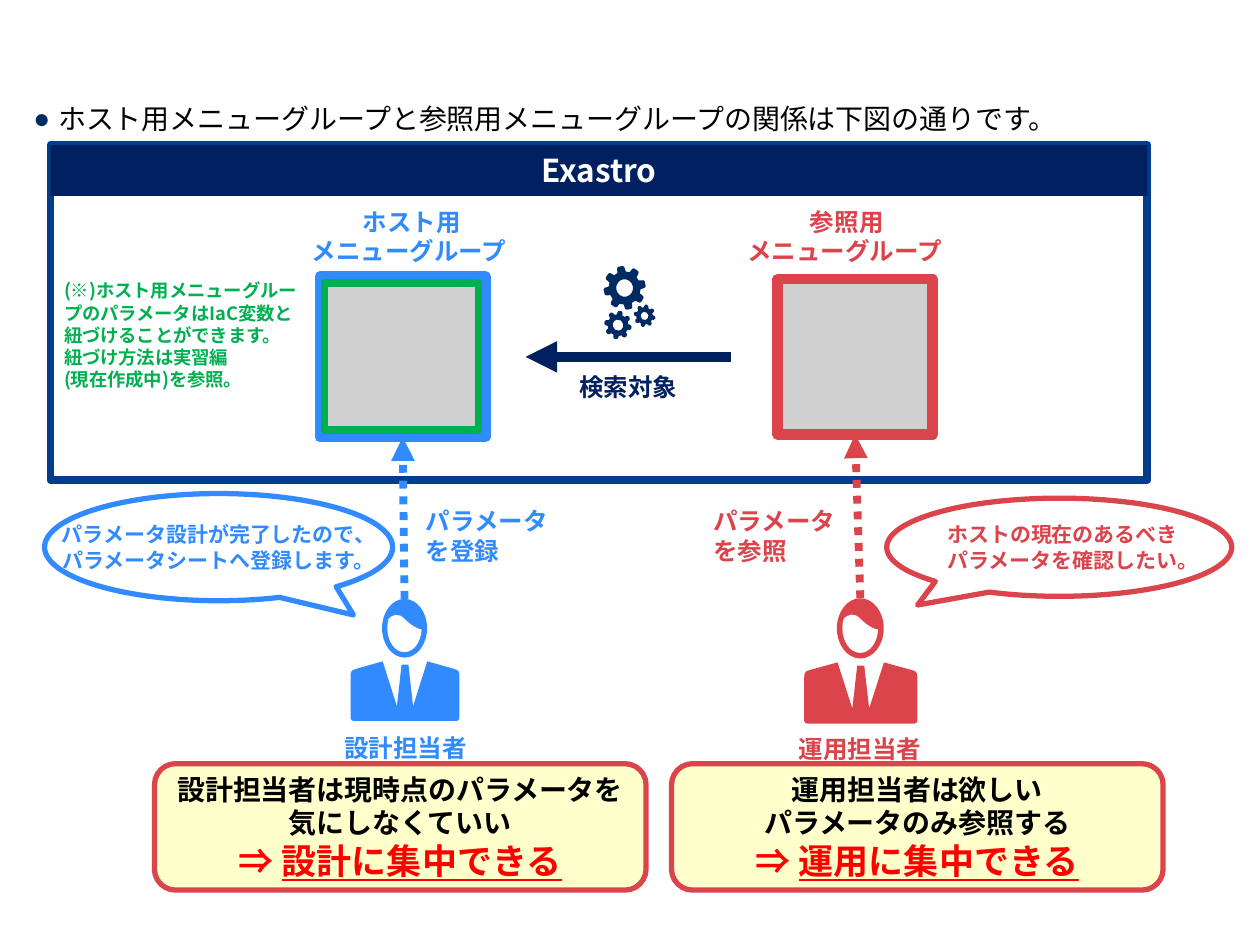
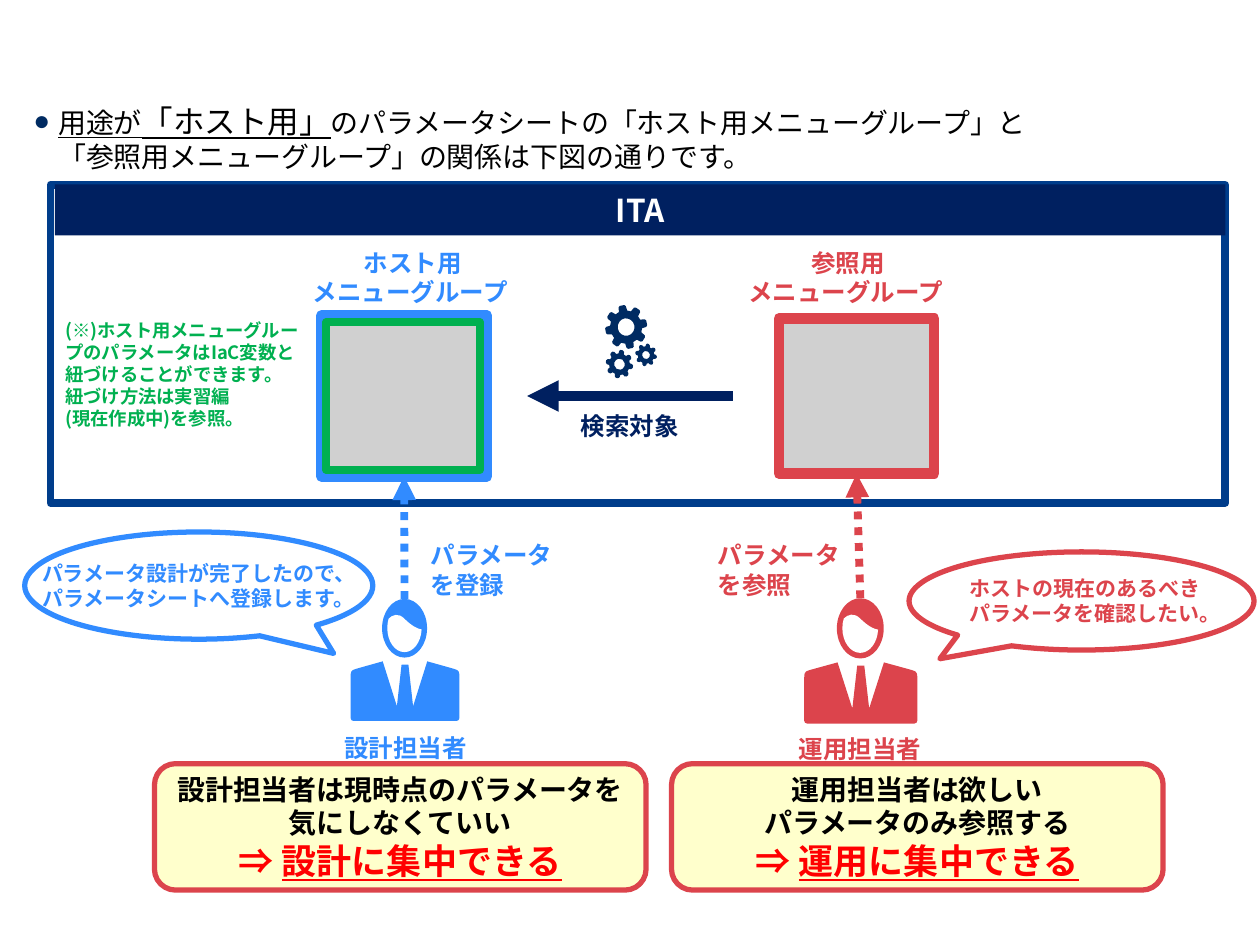
Before and after one commit to exastro-suite/it-automation-docs, a slide deck: slide 21 of asset/Learn_ja/ITA-hg-ps_classroom_lecture_ja.pptx (slide 20 before the commit). Drawn at 1260x945 pixels with LibreOffice and Linux fonts; fonts in the diff are those of the drawing; grey boxes stand for pictures; background and template pictures are left out. Boxes give left, top, right and bottom in pixels: in the first picture for what was removed or moved away, otherwise in the second. Text is boxed around its words. In the diff, an @@ line names an element or a change of style, - is before the commit and + after.

```diff
--- a/asset/Learn_ja/ITA-hg-ps_classroom_lecture_ja.pptx
+++ b/asset/Learn_ja/ITA-hg-ps_classroom_lecture_ja.pptx
@@ text at (58, 106, 1026, 170): text changed @@
-● ホスト用メニューグループと参照用メニューグループの関係は下図の通りです。
+● 用途が「ホスト用」のパラメータシートの「ホスト用メニューグループ」と
+  「参照用メニューグループ」の関係は下図の通りです。
@@ rectangle removed at (50, 145, 1148, 195) @@
-Exastro
@@ rectangle: place and size @@
-rectangle at (50, 145, 1148, 480)
+rectangle at (50, 185, 1225, 503)
@@ rectangle added at (55, 184, 1226, 234), fill #002060, 18 pt, text #FFFFFF, bold @@
+ITA
@@ 4 texts, 3 rectangles, 2 pictures, 1 arrow: place and size @@
-4 texts, 3 rectangles, 2 pictures, 1 arrow at (64, 210, 942, 437)
+4 texts, 3 rectangles, 2 pictures, 1 arrow at (66, 251, 943, 478)
@@ freeform shape: place and size @@
-freeform shape at (593, 262, 658, 341)
+freeform shape at (596, 301, 660, 380)
@@ arrow moved from (404, 598) - (403, 437) to (404, 598) - (404, 476) @@
@@ arrow moved from (861, 598) - (856, 435) to (861, 598) - (857, 474) @@
@@ speech bubble "パラメータ設計が完了したので、": place and size @@
-speech bubble "パラメータ設計が完了したので、" at (44, 494, 392, 601)
+speech bubble "パラメータ設計が完了したので、" at (25, 532, 373, 639)
@@ text "パラメータ": place and size @@
-text "パラメータ" at (426, 509, 548, 562)
+text "パラメータ" at (430, 543, 552, 596)
@@ text "パラメータ": place and size @@
-text "パラメータ" at (713, 509, 835, 562)
+text "パラメータ" at (718, 543, 840, 596)
@@ speech bubble "ホストの現在のあるべき": place and size @@
-speech bubble "ホストの現在のあるべき" at (887, 498, 1232, 596)
+speech bubble "ホストの現在のあるべき" at (908, 552, 1254, 650)
```
Also in this commit, not shown: 24 other slides changed, 1 slide added, 1 other file.
